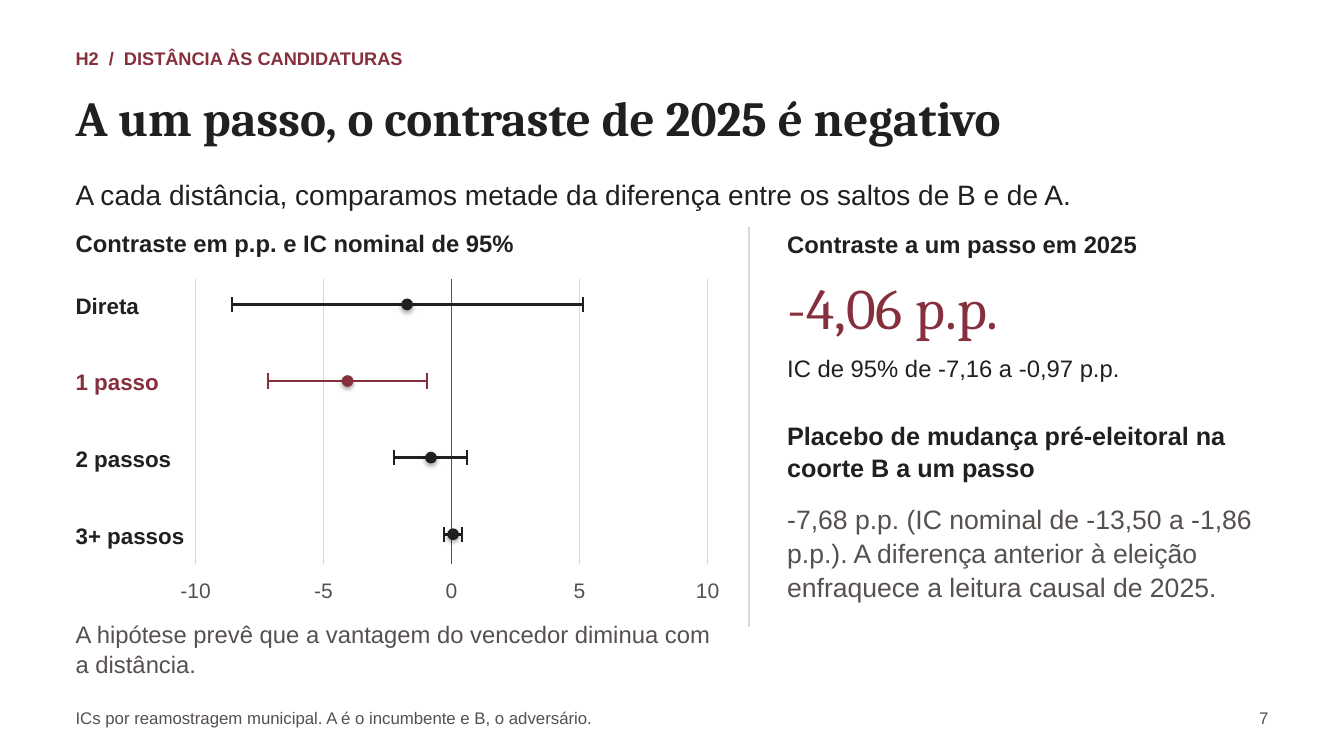
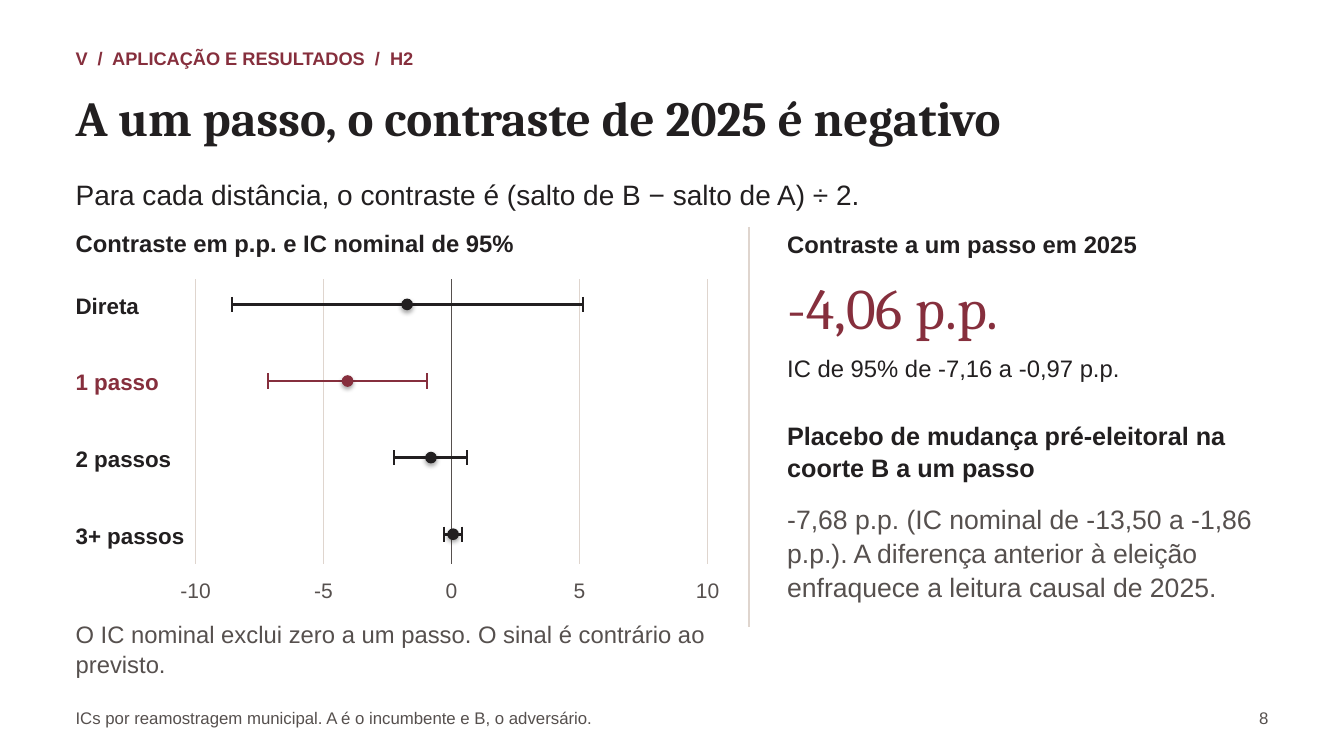
Before and after one commit to rafaelt0/redes-empresariais-alternancia-politica, a slide deck: slide 8 of output/deck.pptx (slide 7 before the commit). Drawn at 1344x756 pixels with LibreOffice and Linux fonts; fonts in the diff are those of the drawing. Boxes give left, top, right and bottom in pixels: in the first picture for what was removed or moved away, otherwise in the second. Text is boxed around its words. In the diff, an @@ line names an element or a change of style, - is before the commit and + after.

```diff
--- a/output/deck.pptx
+++ b/output/deck.pptx
@@ text at (x1=76, y1=51, x2=413, y2=69): text changed @@
-H2 / DISTÂNCIA ÀS CANDIDATURAS
+V / APLICAÇÃO E RESULTADOS / H2
@@ text at (x1=76, y1=184, x2=859, y2=210): text changed @@
-A cada distância, comparamos metade da diferença entre os saltos de B e de A.
+Para cada distância, o contraste é (salto de B − salto de A) ÷ 2.
@@ text at (x1=76, y1=625, x2=705, y2=678): text changed @@
-A hipótese prevê que a vantagem do vencedor diminua com a distância.
+O IC nominal exclui zero a um passo. O sinal é contrário ao previsto.
@@ text at (x1=1259, y1=712, x2=1268, y2=724): text changed @@
-7
+8
```
Also in this commit, not shown: 2 other slides changed, 6 slides added, 9 slides removed, 12 other files.
